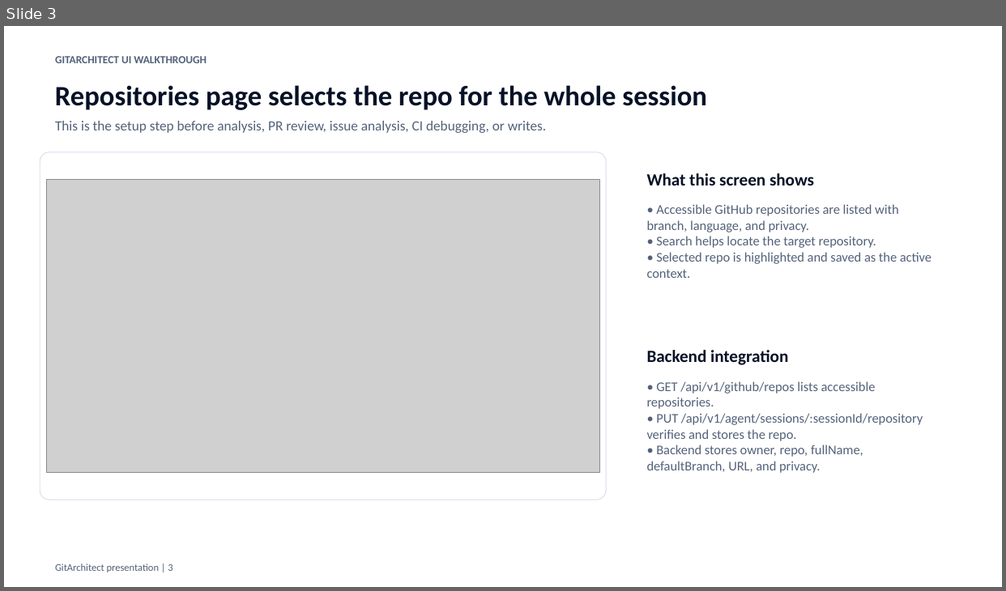
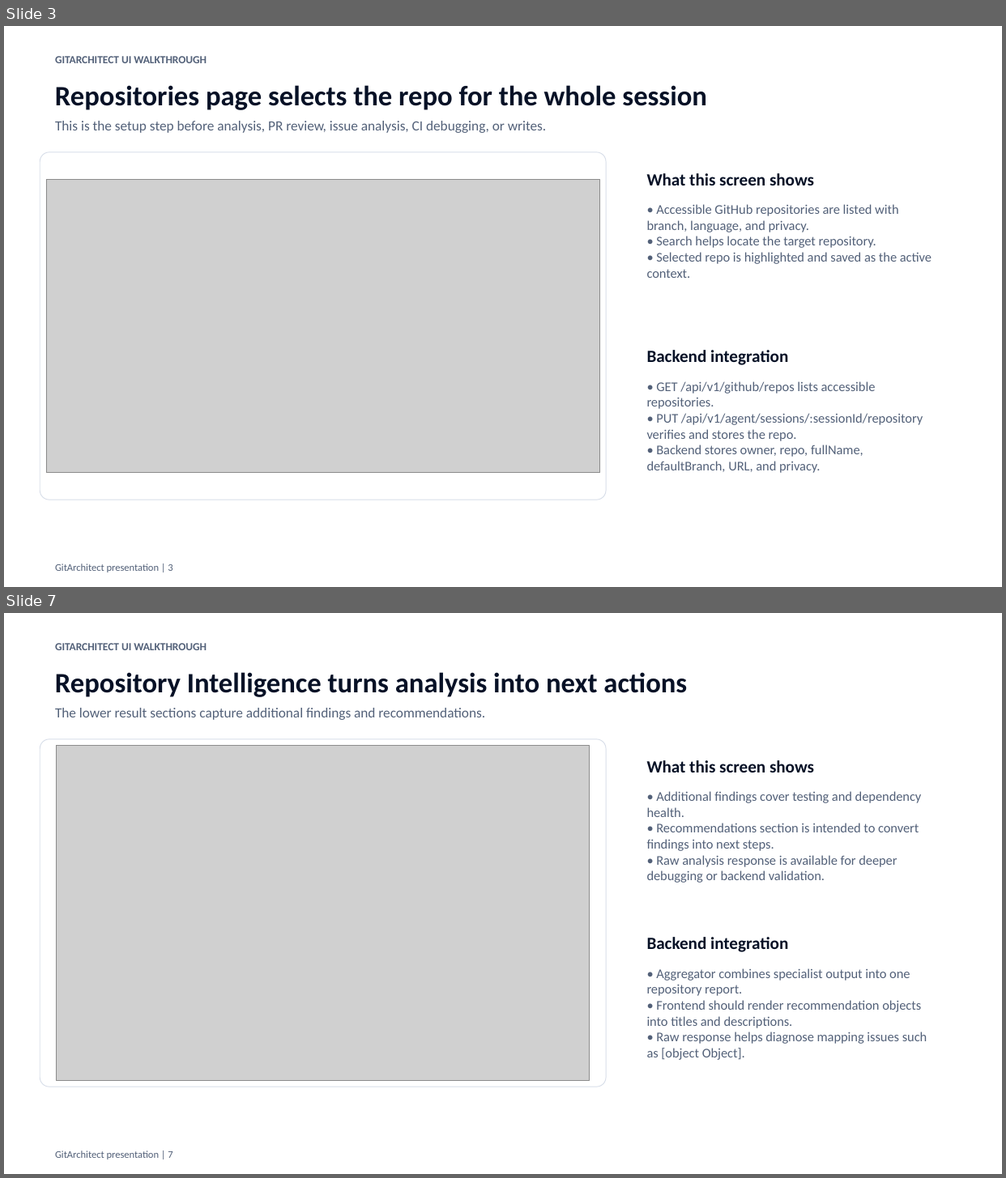
Before and after one commit to Dipak-Ahirav/MCP_GIT_Architect_Backend, a slide deck: GitArchitect_Screenshot_Walkthrough.pptx. Shown one above the other, each under a label of ours: slide 3 before the commit, slides 3 and 7 after it; the slides between them are not shown. The pictures are 1006x591 and 1006x1178 pixels, drawn with LibreOffice and Linux fonts; fonts in the diff are those of the drawing; grey boxes stand for pictures. Boxes give left, top, right and bottom in pixels: in the first picture for what was removed or moved away, otherwise in the second. Text is boxed around its words. In the diff, an @@ line names an element or a change of style, - is before the commit and + after.

```diff
--- a/GitArchitect_Screenshot_Walkthrough.pptx
+++ b/GitArchitect_Screenshot_Walkthrough.pptx
@@ slide 7 added at [4, 613, 1002, 1174], background #FFFFFF @@
@@ text added at [55, 643, 206, 650], 10.5 pt, text #536179, bold @@
+GITARCHITECT UI WALKTHROUGH
@@ text added at [55, 672, 687, 697], 27 pt, text #071126, bold @@
+Repository Intelligence turns analysis into next actions
@@ text added at [55, 708, 485, 720], 13.5 pt, text #536179 @@
+The lower result sections capture additional findings and recommendations.
@@ rounded rectangle added at [40, 739, 606, 1088], fill #FFFFFF, outline #D8DEE9 0.75 pt @@
@@ picture added at [57, 746, 590, 1081] @@
@@ text added at [647, 760, 814, 773], 16.5 pt, text #071126, bold @@
+What this screen shows
@@ text added at [647, 791, 922, 883], 12.8 pt, text #536179 @@
+• Additional findings cover testing and dependency health.
+• Recommendations section is intended to convert findings into next steps.
+• Raw analysis response is available for deeper debugging or backend validation.
@@ text added at [647, 937, 788, 952], 16.5 pt, text #071126, bold @@
+Backend integration
@@ text added at [647, 969, 927, 1060], 12.8 pt, text #536179 @@
+• Aggregator combines specialist output into one repository report.
+• Frontend should render recommendation objects into titles and descriptions.
+• Raw response helps diagnose mapping issues such as [object Object].
@@ text added at [55, 1151, 172, 1160], 9.8 pt, text #536179 @@
+GitArchitect presentation | 7
```
Also in this commit, not shown: 12 slides changed, 1 other slide added, 1 other file.
